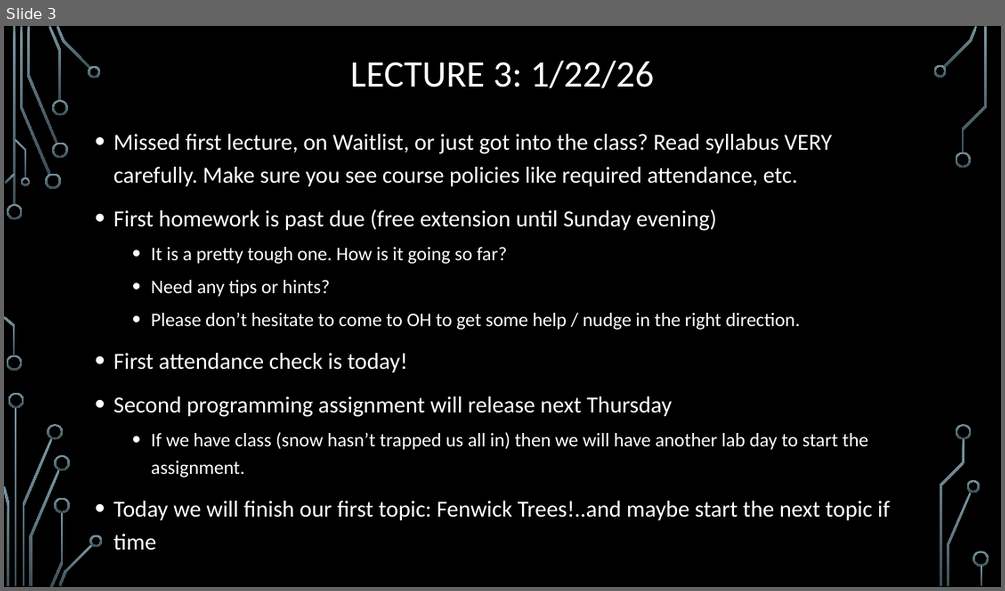
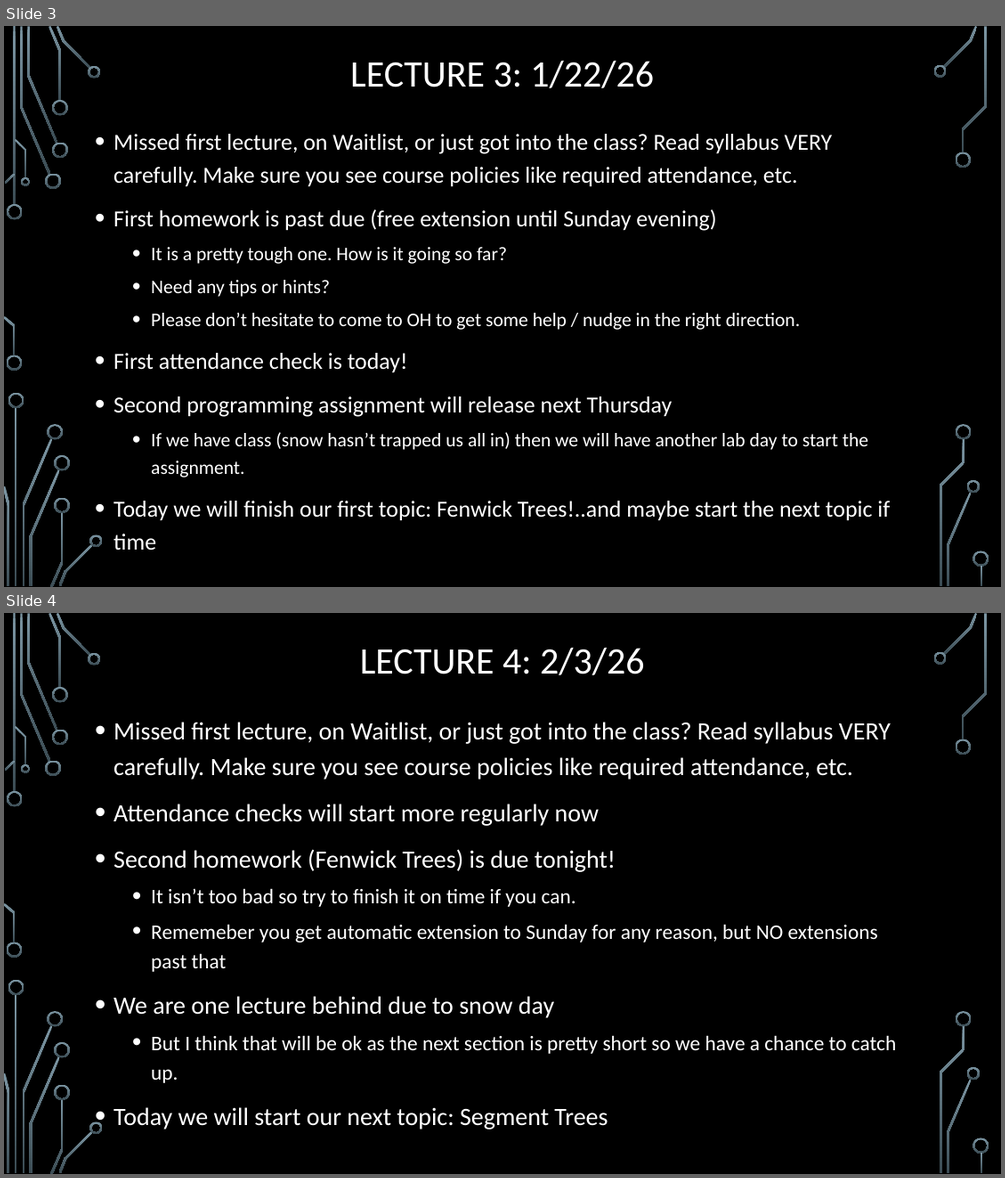
Before and after one commit to markfloryan/advAlgo, a slide deck: slides/00-DailyAnnouncements.pptx. Shown one above the other, each under a label of ours: slide 3 before the commit, slides 3 and 4 after it. The pictures are 1005x591 and 1005x1178 pixels, drawn with LibreOffice and Linux fonts; fonts in the diff are those of the drawing; background and template pictures are left out. Boxes give left, top, right and bottom in pixels: in the first picture for what was removed or moved away, otherwise in the second. Text is boxed around its words. In the diff, an @@ line names an element or a change of style, - is before the commit and + after.

Commit message:
slides

```diff
--- a/slides/00-DailyAnnouncements.pptx
+++ b/slides/00-DailyAnnouncements.pptx
@@ slide 4 added at (4,613,1001,1174), background picture (left out); not listed: 36 template elements that a slide beside it also shows @@
@@ title added at (360,648,644,675), 36 pt, text #FFFFFF @@
+LECTURE 4: 2/3/26
@@ text added at (113,722,896,1129), 24 pt, text #FFFFFF @@
+• Missed first lecture, on Waitlist, or just got into the class? Read syllabus VERY carefully. Make sure you see course policies like required attendance, etc.
+• Attendance checks will start more regularly now
+• Second homework (Fenwick Trees) is due tonight!
+  • It isn’t too bad so try to finish it on time if you can.
+  • Rememeber you get automatic extension to Sunday for any reason, but NO extensions past that
+• We are one lecture behind due to snow day
+  • But I think that will be ok as the next section is pretty short so we have a chance to catch up.
+• Today we will start our next topic: Segment Trees
```
Also in this commit, not shown: 5 other files.
